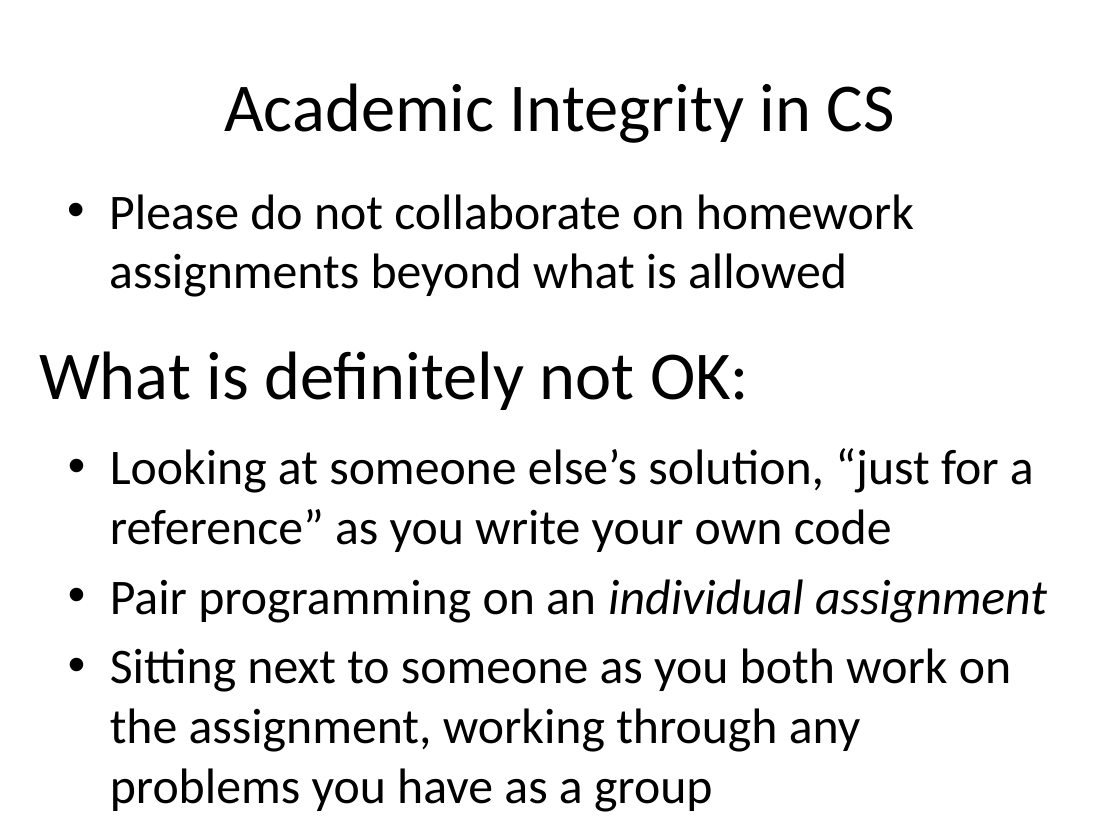
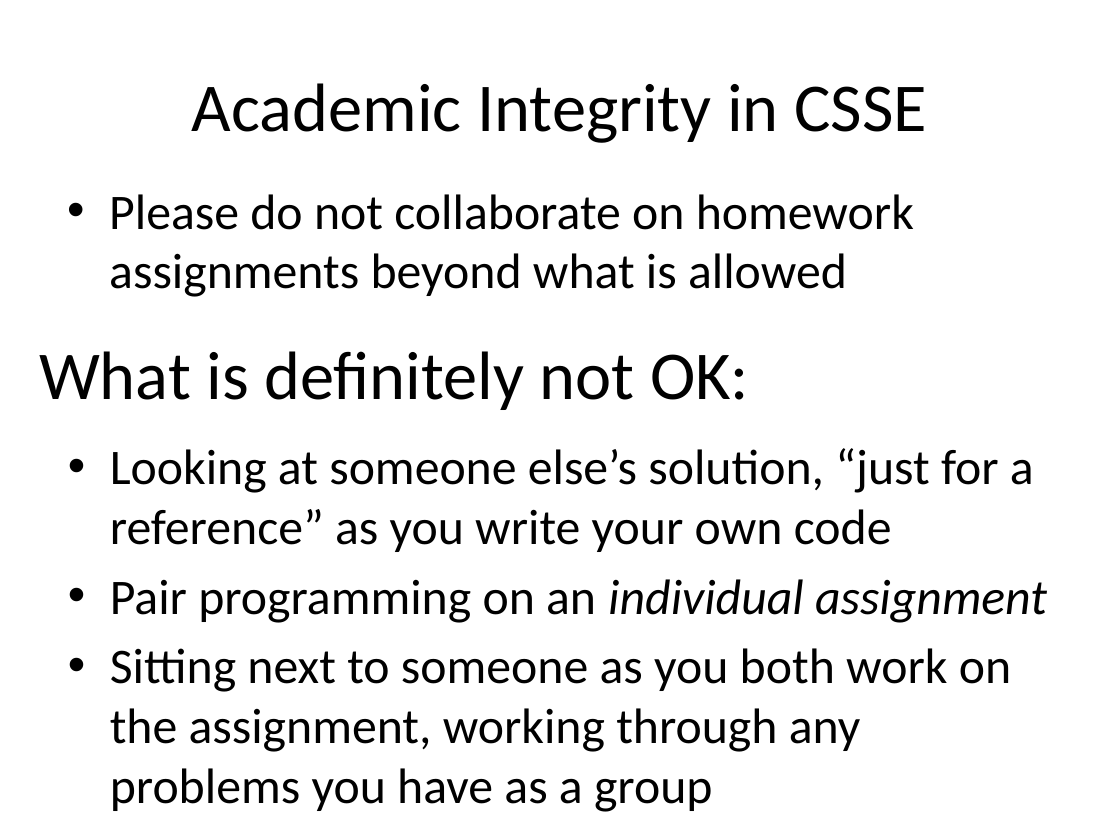
Before and after one commit to RHIT-CSSE/csse220, a slide deck: slide 8 of ClassMaterials/2DArraysAndMaps/Slides/Part1-Help-and-Academic-Integrity.pptx. Drawn at 1120x840 pixels with LibreOffice and Linux fonts; fonts in the diff are those of the drawing. Boxes give left, top, right and bottom in pixels: in the first picture for what was removed or moved away, otherwise in the second. Text is boxed around its words. In the diff, an @@ line names an element or a change of style, - is before the commit and + after.

Commit message:
Add ChatGPT section to Academic Integrity slides.

```diff
--- a/ClassMaterials/2DArraysAndMaps/Slides/Part1-Help-and-Academic-Integrity.pptx
+++ b/ClassMaterials/2DArraysAndMaps/Slides/Part1-Help-and-Academic-Integrity.pptx
@@ title at <box>192,83,927,143</box>: text changed @@
-Academic Integrity in CS
+Academic Integrity in CSSE
```
Also in this commit, not shown: 4 other slides changed.
